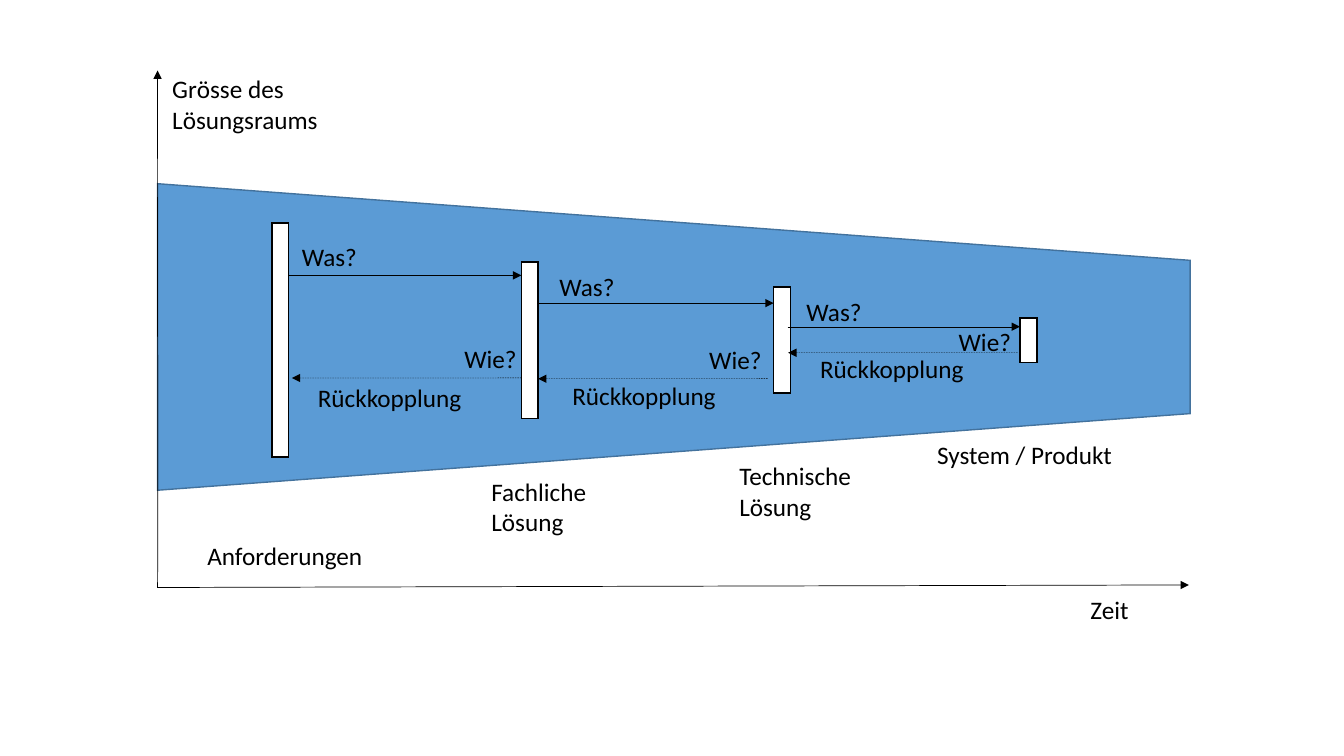
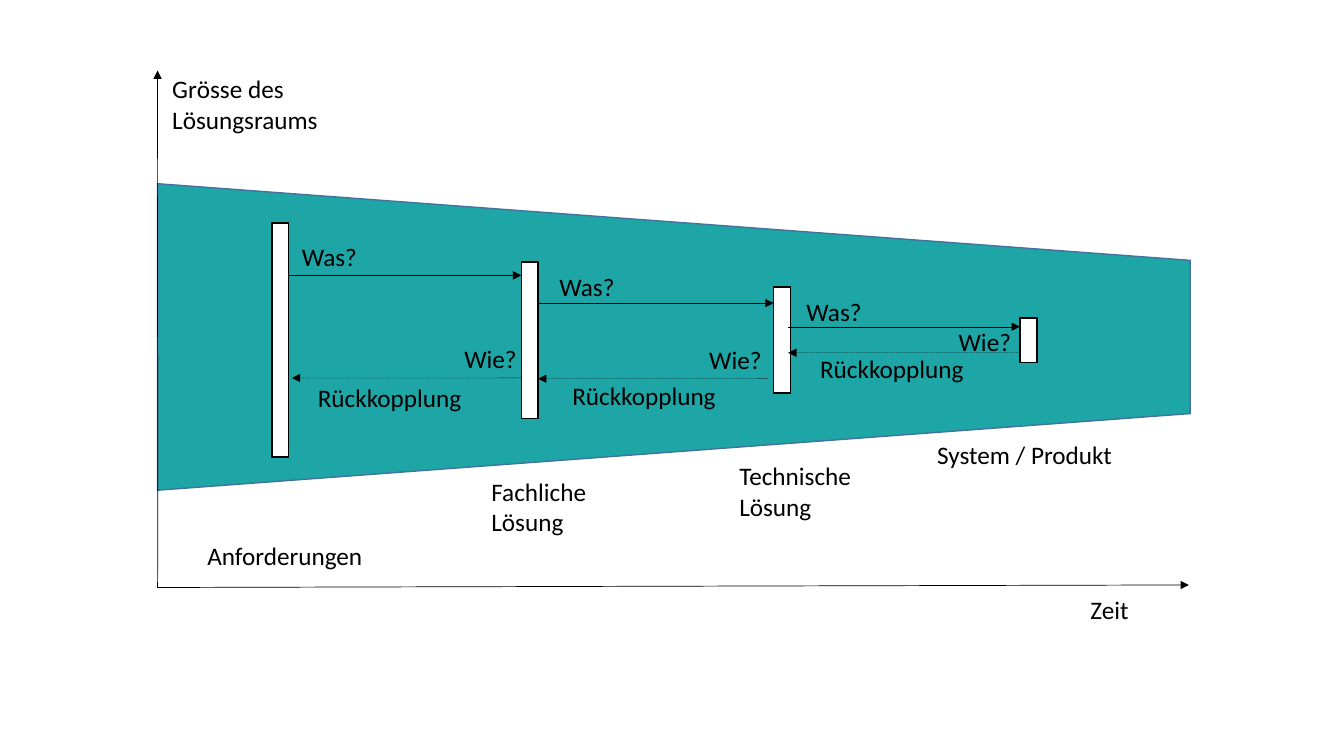
Before and after one commit to unibas-marcelluethi/software-engineering, a slide deck: slide 32 of docs/slides/drawings/graphics.pptx. Drawn at 1344x756 pixels with LibreOffice and Linux fonts; fonts in the diff are those of the drawing. Boxes give left, top, right and bottom in pixels: in the first picture for what was removed or moved away, otherwise in the second. Text is boxed around its words. In the diff, an @@ line names an element or a change of style, - is before the commit and + after.

```diff
--- a/docs/slides/drawings/graphics.pptx
+++ b/docs/slides/drawings/graphics.pptx
@@ trapezoid at bbox=[157, 184, 1190, 490]: fill #5B9BD5 to #1EA5A5 @@
```
Also in this commit, not shown: 5 other slides changed, 14 other files.
